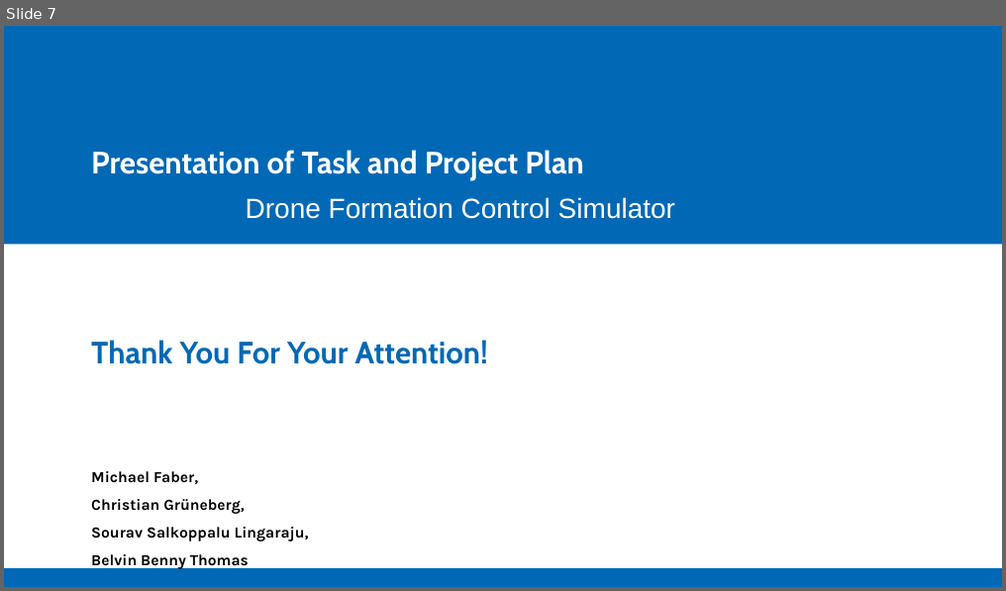
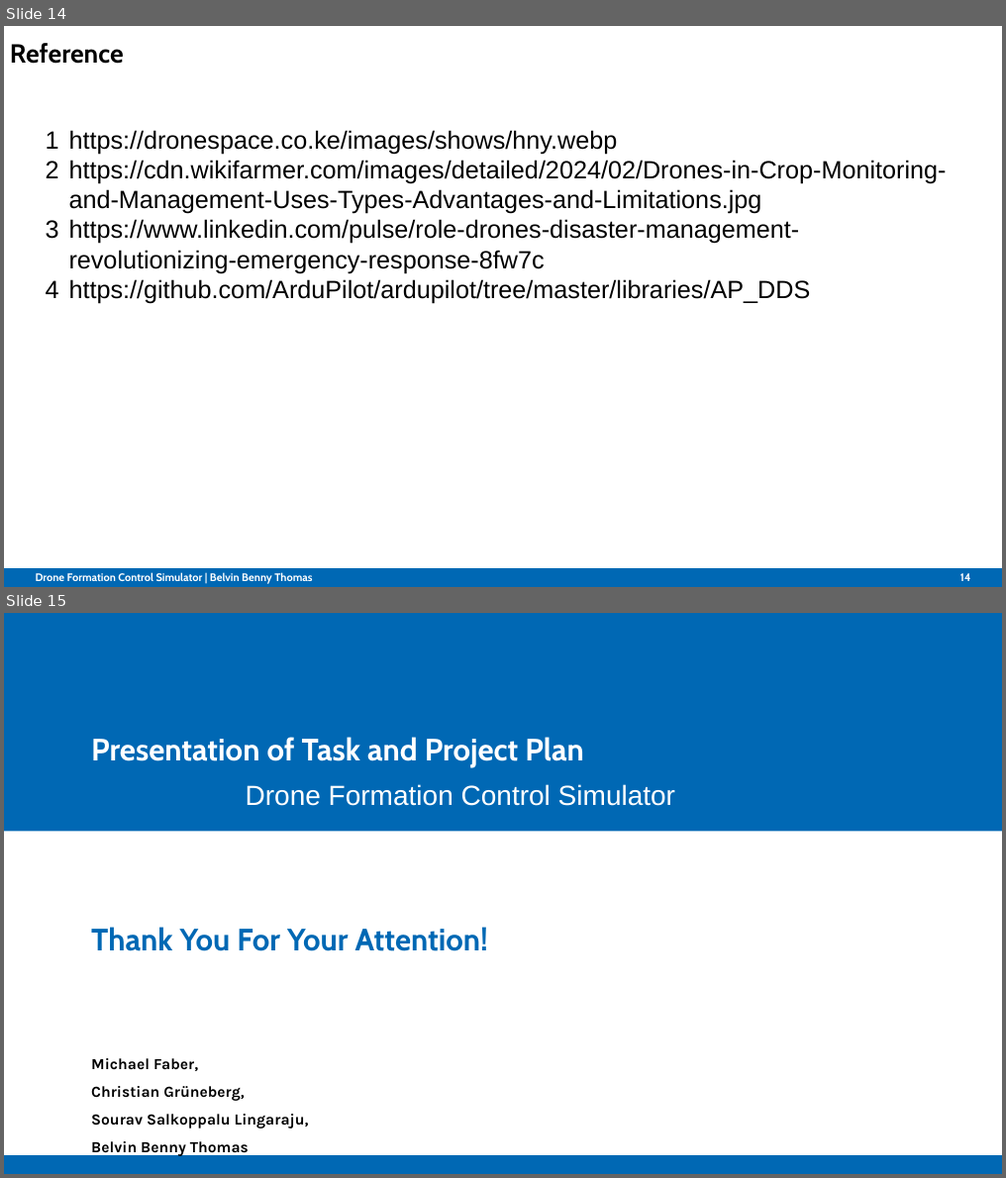
Before and after one commit to Belvin7/Drone_Project_personal-, a slide deck: AMS_Intermediate_Presentation.odp. Shown one above the other, each under a label of ours: slide 7 before the commit, slides 14 and 15 after it. The pictures are 1006x591 and 1006x1178 pixels, drawn with LibreOffice and Linux fonts; fonts in the diff are those of the drawing; background and template pictures are left out. Boxes give left, top, right and bottom in pixels: in the first picture for what was removed or moved away, otherwise in the second. Text is boxed around its words. In the diff, an @@ line names an element or a change of style, - is before the commit and + after.

```diff
--- a/AMS_Intermediate_Presentation.odp
+++ b/AMS_Intermediate_Presentation.odp
@@ slide 14 added at (4, 26, 1002, 587), background #FFFFFF; not listed: 1 template element that a slide beside it also shows @@
@@ title added at (10, 43, 124, 64), 18.9 pt, text #000000, bold @@
+Reference
@@ text added at (69, 130, 946, 304), 18 pt, text #000000 @@
+1 https://dronespace.co.ke/images/shows/hny.webp
+2 https://cdn.wikifarmer.com/images/detailed/2024/02/Drones-in-Crop-Monitoring-and-Management-Uses-Types-Advantages-and-Limitations.jpg
+3 https://www.linkedin.com/pulse/role-drones-disaster-management-revolutionizing-emergency-response-8fw7c
+4 https://github.com/ArduPilot/ardupilot/tree/master/libraries/AP_DDS
@@ text added at (36, 572, 312, 584), 7.9 pt, text #FFFFFF, bold @@
+Drone Formation Control Simulator | Belvin Benny Thomas
@@ page number added at (960, 573, 971, 581), 7.9 pt, text #FFFFFF, bold @@
+14
@@ what was slide 7 is now slide 15 @@
```
Also in this commit, not shown: 2 slides changed, 11 other slides added, 4 slides removed.
